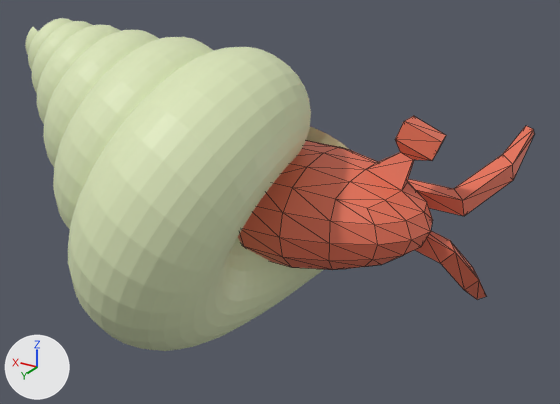
An edit to the glTF model assets/hermit.glb, drawn before and after from the same camera.
Before and after are seen from a 50 mm camera at (-4.08, 7.34, 3.83) aimed at (0.43, -0.19, 0.06). The axes (+X, +Y, +Z) are drawn at lower left. The lights are the same throughout. Mesh edges are drawn as thin lines on the coarser meshes. Where no turn or scale is listed for an object, it has been applied to the vertices. Vertices at the same position are counted once.

Names of what the first picture shows: 'HermitShell', 'crab'.
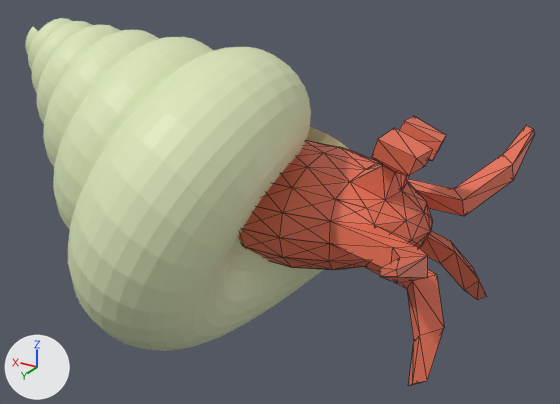
The newer file is also rescaled (x0.496), turned or shifted as a whole; pictures and numbers use the older file's frame.

Boxes [x1, y1, x2, y2] around the edits, measured in the pictures (560 x 404 px):
'crab', reshaped (46% taller)
    before: [238, 116, 535, 300]
    after: [238, 116, 535, 386]
part 1 of me_cube_001, added (red)
    after: [238, 128, 444, 386]

The edits, one by one:
me_cube_001 is used by ob_crab; location (-0.052, -0.394, 0.038).
me_cube_001 had 134 vertices, 264 faces and spanned x -1.9..1.39, y -2.32..1.03, z -1.31..1.2.
me_cube_001 now has 248 vertices, 528 faces and spans x -1.9..1.39, y -2.32..2.32, z -1.31..1.2.
Part 1, on me_cube_001:
114 vertices are added at x -1.9..1.29, y -1.03..2.32, z -1.31..1.2.
264 new faces join them.
